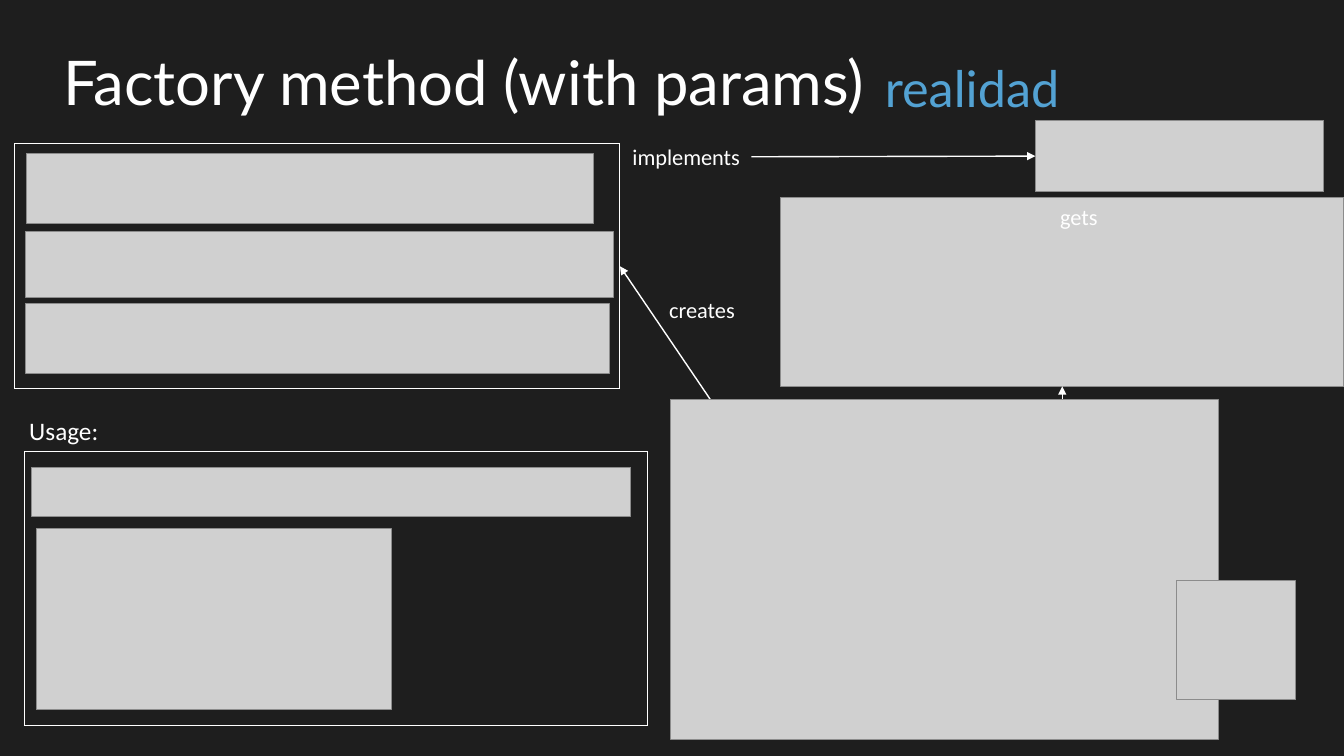
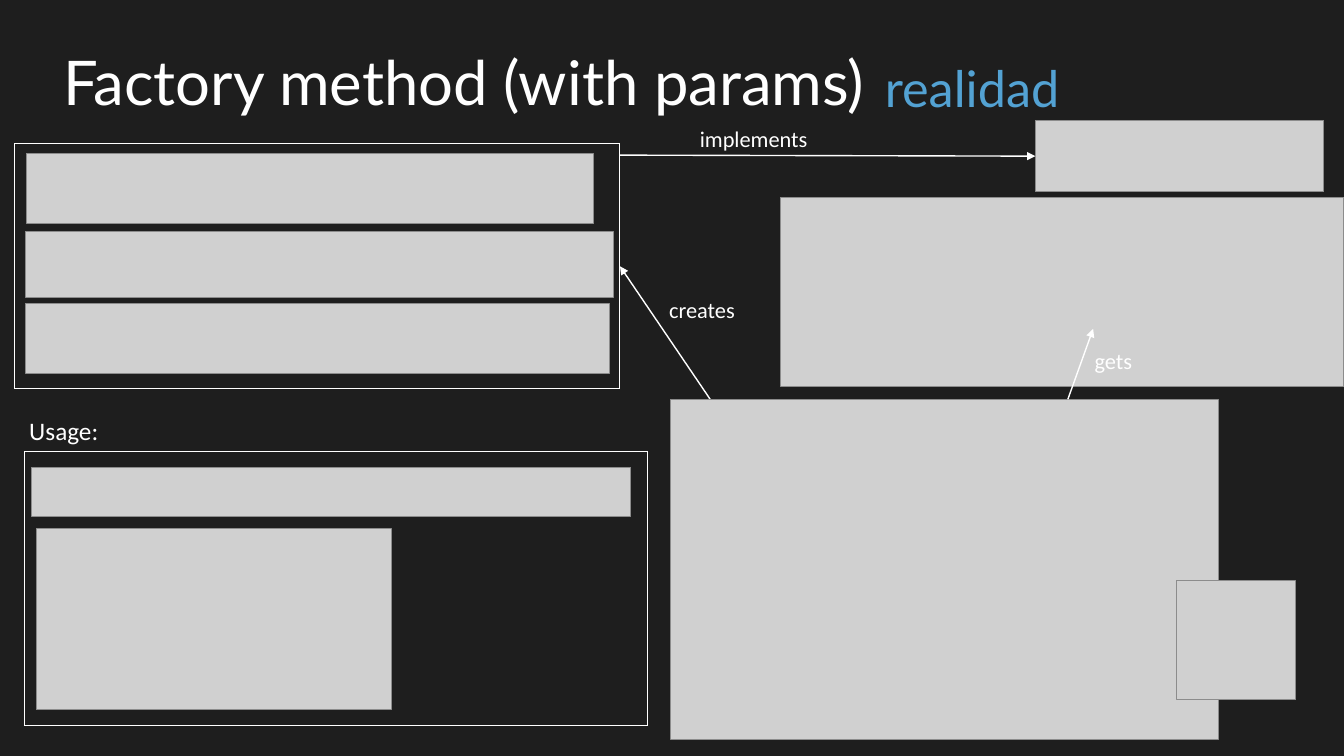
Before and after one commit to cbastos/jsdaycan2019-typescript-patterns, a slide deck: slide 8 of slides/Patrones de diseño con Typescript en el mundo real.pptx. Drawn at 1344x756 pixels with LibreOffice and Linux fonts; fonts in the diff are those of the drawing; grey boxes stand for pictures. Boxes give left, top, right and bottom in pixels: in the first picture for what was removed or moved away, otherwise in the second. Text is boxed around its words. In the diff, an @@ line names an element or a change of style, - is before the commit and + after.

Commit message:
fixed factory method with params slide

```diff
--- a/slides/Patrones de diseño con Typescript en el mundo real.pptx
+++ b/slides/Patrones de diseño con Typescript en el mundo real.pptx
@@ text "implements": place and size @@
-text "implements" at <box>632,149,740,169</box>
+text "implements" at <box>700,131,808,151</box>
@@ arrow moved from (751, 157) - (1035, 156) to (620, 155) - (1035, 156) @@
@@ arrow moved from (1063, 424) - (1063, 386) to (1068, 399) - (1094, 329) @@
@@ text "gets": place and size @@
-text "gets" at <box>1060,211,1098,228</box>
+text "gets" at <box>1095,356,1133,372</box>
```
Also in this commit, not shown: 1 other file.
